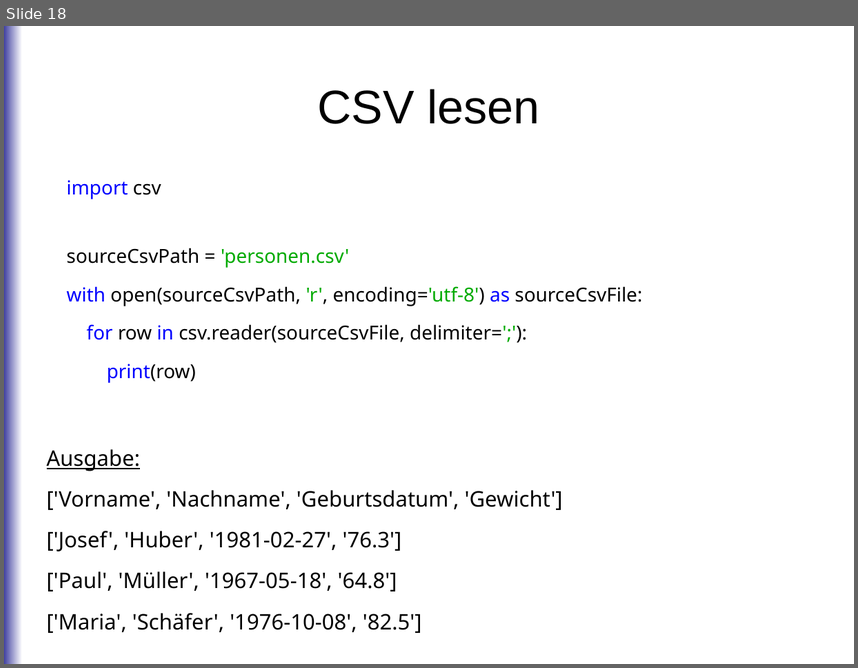
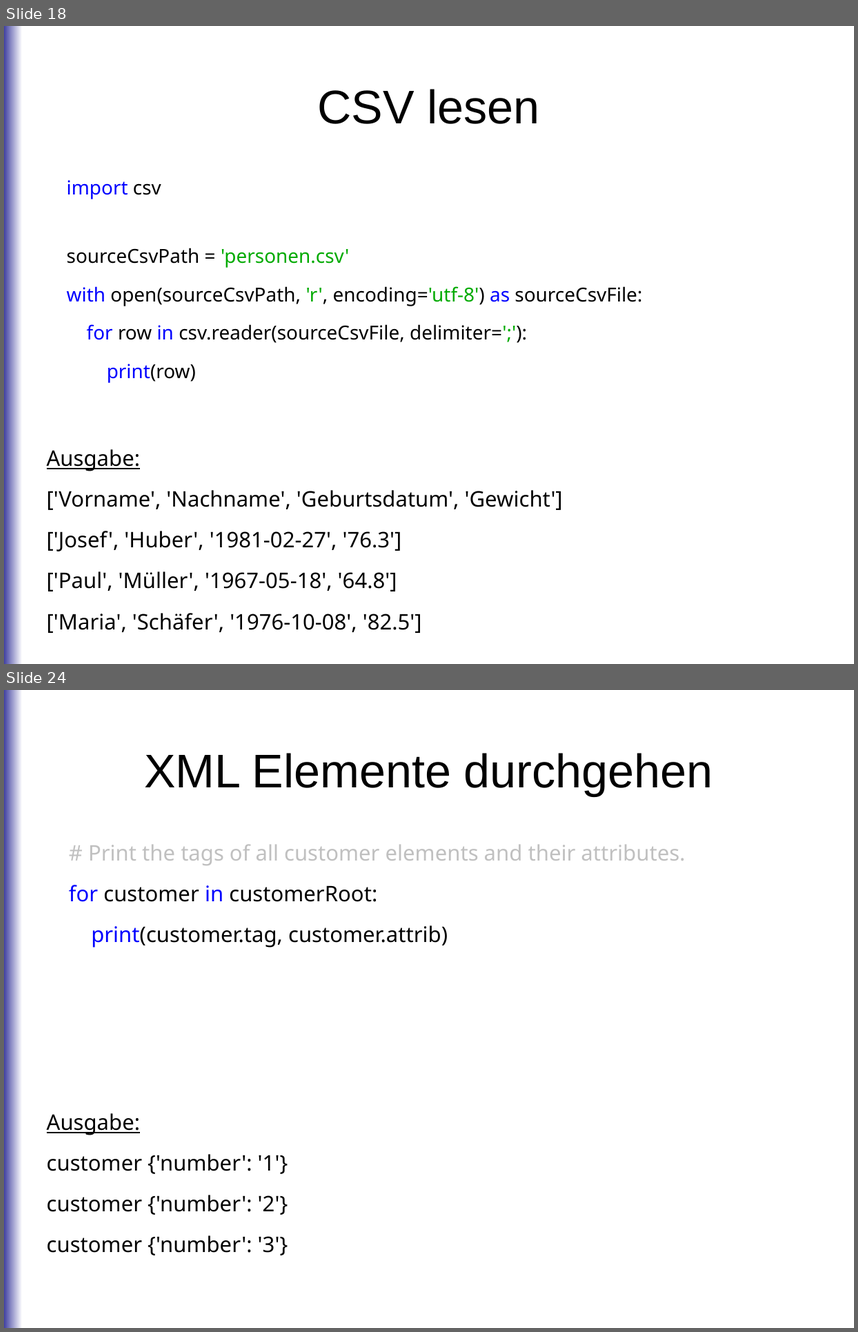
Before and after one commit to roskakori/talks, a slide deck: pygraz/readwrite/Daten schreiben und lesen mit Python.odp. Shown one above the other, each under a label of ours: slide 18 before the commit, slides 18 and 24 after it; the slides between them are not shown. The pictures are 858x668 and 858x1332 pixels, drawn with LibreOffice and Linux fonts; fonts in the diff are those of the drawing. Boxes give left, top, right and bottom in pixels: in the first picture for what was removed or moved away, otherwise in the second. Text is boxed around its words. In the diff, an @@ line names an element or a change of style, - is before the commit and + after.

```diff
--- a/pygraz/readwrite/Daten schreiben und lesen mit Python.odp
+++ b/pygraz/readwrite/Daten schreiben und lesen mit Python.odp
@@ slide 24 added at box(4, 690, 854, 1328), background #FFFFFF; not listed: 1 template element that a slide beside it also shows @@
@@ title added at box(144, 753, 713, 796), 44 pt, text #000000 @@
+XML Elemente durchgehen
@@ text added at box(69, 844, 685, 947), 20 pt, text #C0C0C0 @@
+# Print the tags of all customer elements and their attributes.
+for customer in customerRoot:
+print(customer.tag, customer.attrib)
@@ text added at box(47, 1113, 288, 1255), 20 pt, text #000000 @@
+Ausgabe:
+customer {'number': '1'}
+customer {'number': '2'}
+customer {'number': '3'}
```
Also in this commit, not shown: 27 other slides added, 1 other file.
